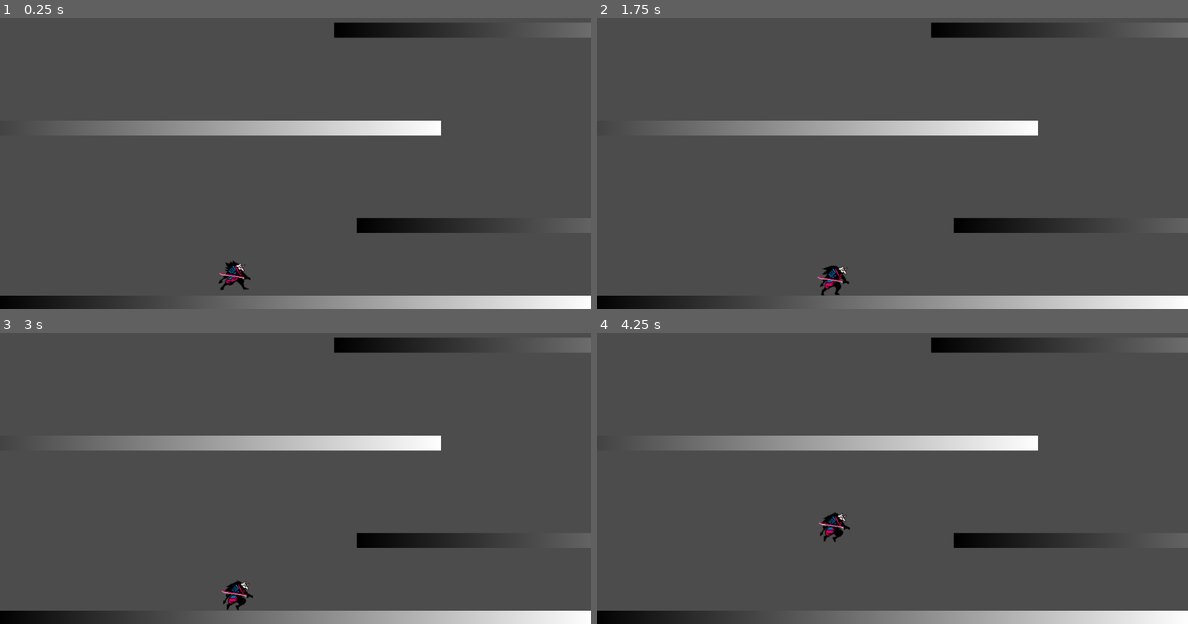
Above: before the commit, frames 1-4 (two rows, left to right).
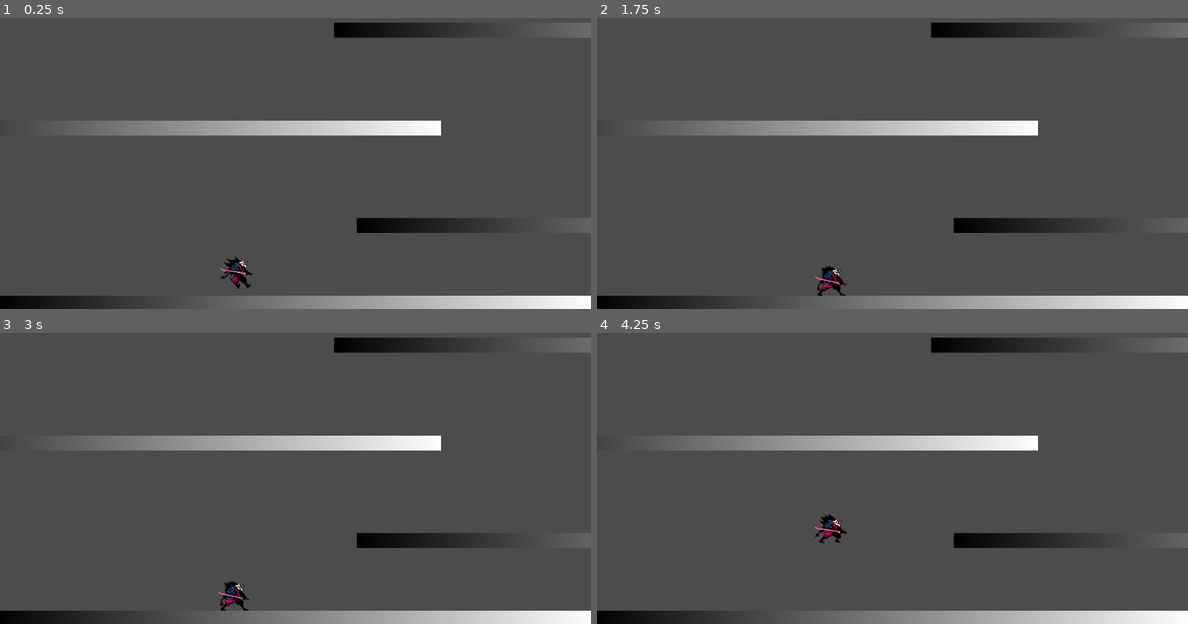
Above: after the commit, the same moments.

Repository: ZaneFadul/Duelality
Game: Godot game, scene res://scenes/Main.tscn
Two runs of this game, one before a commit and one after it. Both use one fixed random seed, a clock stepped at 60 frames per second and the inputs below.
Inputs:
- Up to frame 1 (0.25 s): no input
- Up to frame 2 (1.75 s): tap J (attack) at 0.6, 1.55 s; tap Space (jump) at 0.77, 0.8, 1.07, 1.35, 1.52 s
- Up to frame 3 (3 s): tap Space (jump) at 1.82, 2.3 s; tap J (attack) at 2.1, 2.85 s
- Up to frame 4 (4.25 s): tap Space (jump) at 3.02, 3.32, 3.6, 3.77, 4.07 s

The runs differ from the first frame. In frame 1, 0.3% of the frame differs, in the area x 37-43%, y 81-94%; in frame 2, 0.3%; in frame 3, 0.3%; in frame 4, 0.3%.

Commit message:
all animations added, refactoring required

Diff:
--- a/project.godot
+++ b/project.godot
@@ -39,6 +39,12 @@
 "events": [ Object(InputEventKey,"resource_local_to_scene":false,"resource_name":"","device":0,"alt":false,"shift":false,"control":false,"meta":false,"command":false,"pressed":false,"scancode":74,"physical_scancode":0,"unicode":0,"echo":false,"script":null)
  ]
 }
+move_down={
+"deadzone": 0.5,
+"events": [ Object(InputEventKey,"resource_local_to_scene":false,"resource_name":"","device":0,"alt":false,"shift":false,"control":false,"meta":false,"command":false,"pressed":false,"scancode":83,"physical_scancode":0,"unicode":0,"echo":false,"script":null)
+, Object(InputEventKey,"resource_local_to_scene":false,"resource_name":"","device":0,"alt":false,"shift":false,"control":false,"meta":false,"command":false,"pressed":false,"scancode":16777234,"physical_scancode":0,"unicode":0,"echo":false,"script":null)
+ ]
+}
 
 [physics]
 
--- a/scenes/PlayerController.tscn
+++ b/scenes/PlayerController.tscn
@@ -1,9 +1,10 @@
-[gd_scene load_steps=28 format=2]
+[gd_scene load_steps=36 format=2]
 
 [ext_resource path="res://sprites/jump.png" type="Texture" id=1]
 [ext_resource path="res://sprites/attack.png" type="Texture" id=2]
 [ext_resource path="res://sprites/crouch.png" type="Texture" id=3]
 [ext_resource path="res://sprites/run.png" type="Texture" id=4]
+[ext_resource path="res://sprites/idle.png" type="Texture" id=5]
 
 [sub_resource type="GDScript" id=2]
 script/source = "extends KinematicBody2D
@@ -32,15 +33,17 @@
 
 func update_speed(speed, delta, direction):
 
-	speed = 50
+	speed = 30
 
 	# Foxtrot Dash
 	if (sinceDashStart > 0):
 		sinceDashStart -= delta
 		return speed * dash_multiplier
+	else:
+		sinceDashStart = .7
 
 	# Pivot
-	elif (direction == 'left'):
+	if (direction == 'left'):
 			return speed * pivot_multiplier
 
 	#Grounded
@@ -77,12 +80,14 @@
 
 	#Slowdown while not putting any movement
 	else:
-		_velocity.x = lerp(_velocity.x,0,.2)
+		_velocity.x = lerp(_velocity.x,0,.9)
+
 
 	_velocity.y += gravity * delta
 
 	#Conditions
 	var is_falling := _velocity.y > 0.0 and not is_on_floor()
+	var is_rising := _velocity.y < 0.0 and not is_on_floor()
 	var is_jumping := Input.is_action_just_pressed(\"jump\") and is_on_floor()
 	var is_double_jumping := Input.is_action_just_pressed(\"jump\") and is_falling
 	var is_jump_cancelled := Input.is_action_just_released(\"jump\") and _velocity.y<0.0
@@ -107,11 +112,23 @@
 	#Horizontal Movement
 	_velocity = move_and_slide(_velocity, UP_DIRECTION)
 
+	print(_velocity.x)
+
 	#Animations
+
 	if is_running:
 		$AnimatedSprite.play('run')
-	if is_jumping:
+	elif is_jumping or is_double_jumping:
 		$AnimatedSprite.play('jump')
+	elif is_falling:
+		$AnimatedSprite.play('falling')
+	elif is_idling:
+		$AnimatedSprite.play('idle')
+
+	if Input.is_action_pressed(\"move_down\"):
+		$AnimatedSprite.play('crouch')
+	if Input.is_action_just_pressed(\"attack\"):
+		$AnimatedSprite.play('attack')
 
 	if not is_zero_approx(_velocity.x):
 		_pivot.scale.x = sign(_velocity.x) * _start_scale.x
@@ -131,20 +148,50 @@
 [sub_resource type="RectangleShape2D" id=1]
 extents = Vector2( 26, 24.5 )
 
-[sub_resource type="AtlasTexture" id=24]
-flags = 4
-atlas = ExtResource( 3 )
-region = Rect2( 0, 0, 118, 79 )
+[sub_resource type="AtlasTexture" id=40]
+flags = 4
+atlas = ExtResource( 5 )
+region = Rect2( 0, 0, 118, 79 )
+
+[sub_resource type="AtlasTexture" id=41]
+flags = 4
+atlas = ExtResource( 5 )
+region = Rect2( 118, 0, 118, 79 )
+
+[sub_resource type="AtlasTexture" id=42]
+flags = 4
+atlas = ExtResource( 5 )
+region = Rect2( 236, 0, 118, 79 )
+
+[sub_resource type="AtlasTexture" id=43]
+flags = 4
+atlas = ExtResource( 5 )
+region = Rect2( 354, 0, 118, 79 )
+
+[sub_resource type="AtlasTexture" id=44]
+flags = 4
+atlas = ExtResource( 5 )
+region = Rect2( 472, 0, 118, 79 )
+
+[sub_resource type="AtlasTexture" id=45]
+flags = 4
+atlas = ExtResource( 5 )
+region = Rect2( 590, 0, 118, 79 )
+
+[sub_resource type="AtlasTexture" id=46]
+flags = 4
+atlas = ExtResource( 5 )
+region = Rect2( 708, 0, 118, 79 )
+
+[sub_resource type="AtlasTexture" id=47]
+flags = 4
+atlas = ExtResource( 5 )
+region = Rect2( 826, 0, 118, 79 )
 
 [sub_resource type="AtlasTexture" id=12]
 flags = 4
 atlas = ExtResource( 2 )
 region = Rect2( 0, 0, 118, 79 )
-
-[sub_resource type="AtlasTexture" id=13]
-flags = 4
-atlas = ExtResource( 2 )
-region = Rect2( 118, 0, 118, 79 )
 
 [sub_resource type="AtlasTexture" id=14]
 flags = 4
@@ -161,94 +208,94 @@
 atlas = ExtResource( 2 )
 region = Rect2( 472, 0, 118, 79 )
 
-[sub_resource type="AtlasTexture" id=3]
-flags = 4
-atlas = ExtResource( 4 )
-region = Rect2( 0, 0, 118, 79 )
-
-[sub_resource type="AtlasTexture" id=4]
-flags = 4
-atlas = ExtResource( 4 )
-region = Rect2( 118, 0, 118, 79 )
-
-[sub_resource type="AtlasTexture" id=5]
-flags = 4
-atlas = ExtResource( 4 )
-region = Rect2( 236, 0, 118, 79 )
-
-[sub_resource type="AtlasTexture" id=6]
-flags = 4
-atlas = ExtResource( 4 )
-region = Rect2( 354, 0, 118, 79 )
-
-[sub_resource type="AtlasTexture" id=7]
-flags = 4
-atlas = ExtResource( 4 )
-region = Rect2( 472, 0, 118, 79 )
-
-[sub_resource type="AtlasTexture" id=8]
-flags = 4
-atlas = ExtResource( 4 )
-region = Rect2( 590, 0, 118, 79 )
-
-[sub_resource type="AtlasTexture" id=9]
-flags = 4
-atlas = ExtResource( 4 )
-region = Rect2( 708, 0, 118, 79 )
-
-[sub_resource type="AtlasTexture" id=10]
-flags = 4
-atlas = ExtResource( 4 )
-region = Rect2( 826, 0, 118, 79 )
-
-[sub_resource type="AtlasTexture" id=17]
+[sub_resource type="AtlasTexture" id=26]
 flags = 4
 atlas = ExtResource( 1 )
 region = Rect2( 0, 0, 118, 79 )
 
-[sub_resource type="AtlasTexture" id=18]
+[sub_resource type="AtlasTexture" id=27]
 flags = 4
 atlas = ExtResource( 1 )
 region = Rect2( 118, 0, 118, 79 )
 
-[sub_resource type="AtlasTexture" id=19]
-flags = 4
-atlas = ExtResource( 1 )
-region = Rect2( 236, 0, 118, 79 )
-
 [sub_resource type="AtlasTexture" id=25]
 flags = 4
 atlas = ExtResource( 1 )
 region = Rect2( 354, 0, 118, 79 )
 
-[sub_resource type="AtlasTexture" id=22]
+[sub_resource type="AtlasTexture" id=48]
 flags = 4
 atlas = ExtResource( 3 )
 region = Rect2( 0, 0, 118, 79 )
 
-[sub_resource type="AtlasTexture" id=23]
+[sub_resource type="AtlasTexture" id=49]
 flags = 4
 atlas = ExtResource( 3 )
 region = Rect2( 118, 0, 118, 79 )
 
+[sub_resource type="AtlasTexture" id=28]
+flags = 4
+atlas = ExtResource( 4 )
+region = Rect2( 0, 0, 118, 79 )
+
+[sub_resource type="AtlasTexture" id=29]
+flags = 4
+atlas = ExtResource( 4 )
+region = Rect2( 118, 0, 118, 79 )
+
+[sub_resource type="AtlasTexture" id=30]
+flags = 4
+atlas = ExtResource( 4 )
+region = Rect2( 236, 0, 118, 79 )
+
+[sub_resource type="AtlasTexture" id=31]
+flags = 4
+atlas = ExtResource( 4 )
+region = Rect2( 354, 0, 118, 79 )
+
+[sub_resource type="AtlasTexture" id=32]
+flags = 4
+atlas = ExtResource( 4 )
+region = Rect2( 472, 0, 118, 79 )
+
+[sub_resource type="AtlasTexture" id=33]
+flags = 4
+atlas = ExtResource( 4 )
+region = Rect2( 590, 0, 118, 79 )
+
+[sub_resource type="AtlasTexture" id=34]
+flags = 4
+atlas = ExtResource( 4 )
+region = Rect2( 708, 0, 118, 79 )
+
+[sub_resource type="AtlasTexture" id=35]
+flags = 4
+atlas = ExtResource( 4 )
+region = Rect2( 826, 0, 118, 79 )
+
+[sub_resource type="AtlasTexture" id=36]
+flags = 4
+atlas = ExtResource( 4 )
+region = Rect2( 944, 0, 118, 79 )
+
+[sub_resource type="AtlasTexture" id=37]
+flags = 4
+atlas = ExtResource( 4 )
+region = Rect2( 1062, 0, 118, 79 )
+
 [sub_resource type="SpriteFrames" id=11]
 animations = [ {
-"frames": [ SubResource( 24 ) ],
+"frames": [ SubResource( 40 ), SubResource( 41 ), SubResource( 42 ), SubResource( 43 ), SubResource( 44 ), SubResource( 45 ), SubResource( 46 ), SubResource( 47 ) ],
 "loop": true,
 "name": "idle",
 "speed": 5.0
 }, {
-"frames": [ SubResource( 12 ), SubResource( 13 ), SubResource( 14 ), SubResource( 15 ), SubResource( 16 ) ],
+"frames": [ SubResource( 12 ), SubResource( 14 ), SubResource( 15 ), SubResource( 16 ) ],
 "loop": true,
 "name": "attack",
-"speed": 5.0
-}, {
-"frames": [ SubResource( 3 ), SubResource( 4 ), SubResource( 5 ), SubResource( 6 ), SubResource( 7 ), SubResource( 8 ), SubResource( 9 ), SubResource( 10 ) ],
-"loop": true,
-"name": "run",
-"speed": 5.0
-}, {
-"frames": [ SubResource( 17 ), SubResource( 18 ), SubResource( 19 ) ],
+"speed": 1.0
+}, {
+"frames": [ SubResource( 26 ), SubResource( 27 ) ],
 "loop": true,
 "name": "jump",
 "speed": 5.0
@@ -258,10 +305,15 @@
 "name": "falling",
 "speed": 5.0
 }, {
-"frames": [ SubResource( 22 ), SubResource( 23 ) ],
+"frames": [ SubResource( 48 ), SubResource( 49 ) ],
 "loop": true,
 "name": "crouch",
 "speed": 5.0
+}, {
+"frames": [ SubResource( 28 ), SubResource( 29 ), SubResource( 30 ), SubResource( 31 ), SubResource( 32 ), SubResource( 33 ), SubResource( 34 ), SubResource( 35 ), SubResource( 36 ), SubResource( 37 ) ],
+"loop": true,
+"name": "run",
+"speed": 20.0
 } ]
 
 [node name="KinematicBody2D" type="KinematicBody2D"]
@@ -274,8 +326,8 @@
 shape = SubResource( 1 )
 
 [node name="AnimatedSprite" type="AnimatedSprite" parent="."]
-position = Vector2( 9, 2.38419e-07 )
-scale = Vector2( 0.857595, 0.857595 )
+position = Vector2( 9, 0 )
+scale = Vector2( 0.857595, 0.849137 )
 frames = SubResource( 11 )
 animation = "idle"
 flip_h = true
Binary file added: sprites/idle.png
Not shown, added: sprites/idle.png.import
Binary file changed: sprites/jump.png
Binary file changed: sprites/run.png
